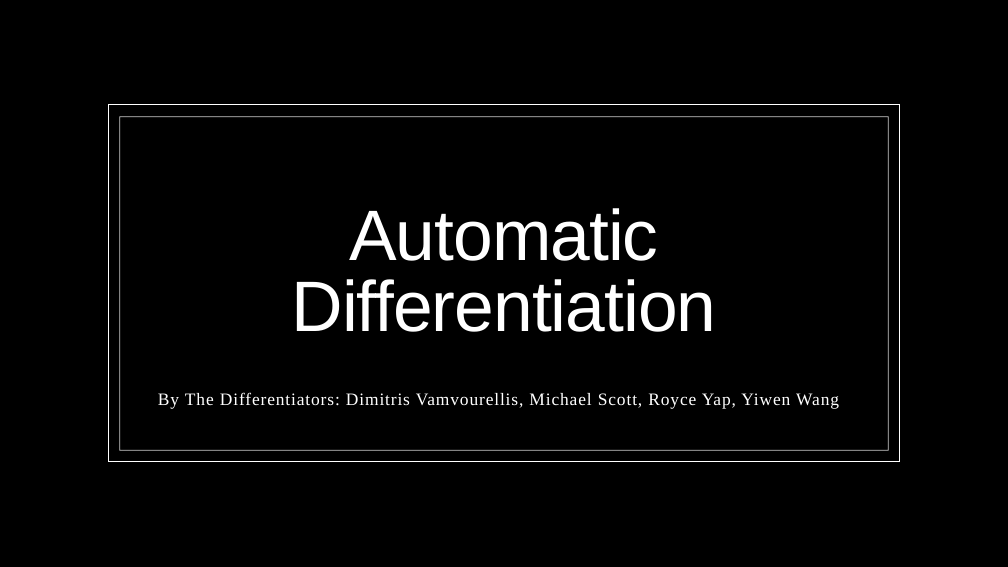
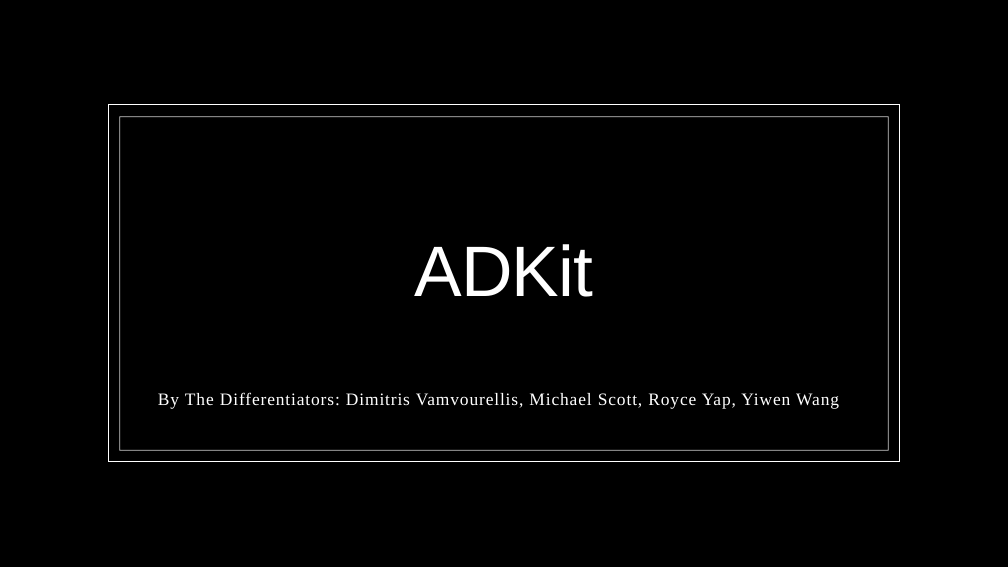
Before and after one commit to the-differentiators/cs207-FinalProject, a slide deck: slide 1 of docs/cs207-presentation.pptx. Drawn at 1008x567 pixels with LibreOffice and Linux fonts; fonts in the diff are those of the drawing; background and template pictures are left out. Boxes give left, top, right and bottom in pixels: in the first picture for what was removed or moved away, otherwise in the second. Text is boxed around its words. In the diff, an @@ line names an element or a change of style, - is before the commit and + after.

```diff
--- a/docs/cs207-presentation.pptx
+++ b/docs/cs207-presentation.pptx
@@ title at (415,244,593,297): text changed @@
-Automatic Differentiation
+ADKit
```
Also in this commit, not shown: 5 other slides changed, 3 slides added, 3 slides removed, 1 other file.
